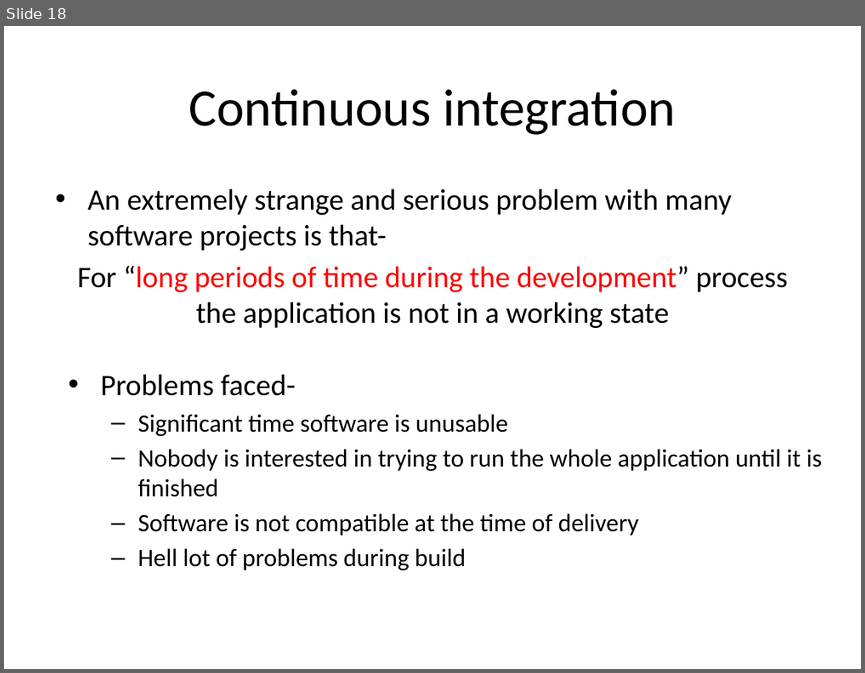
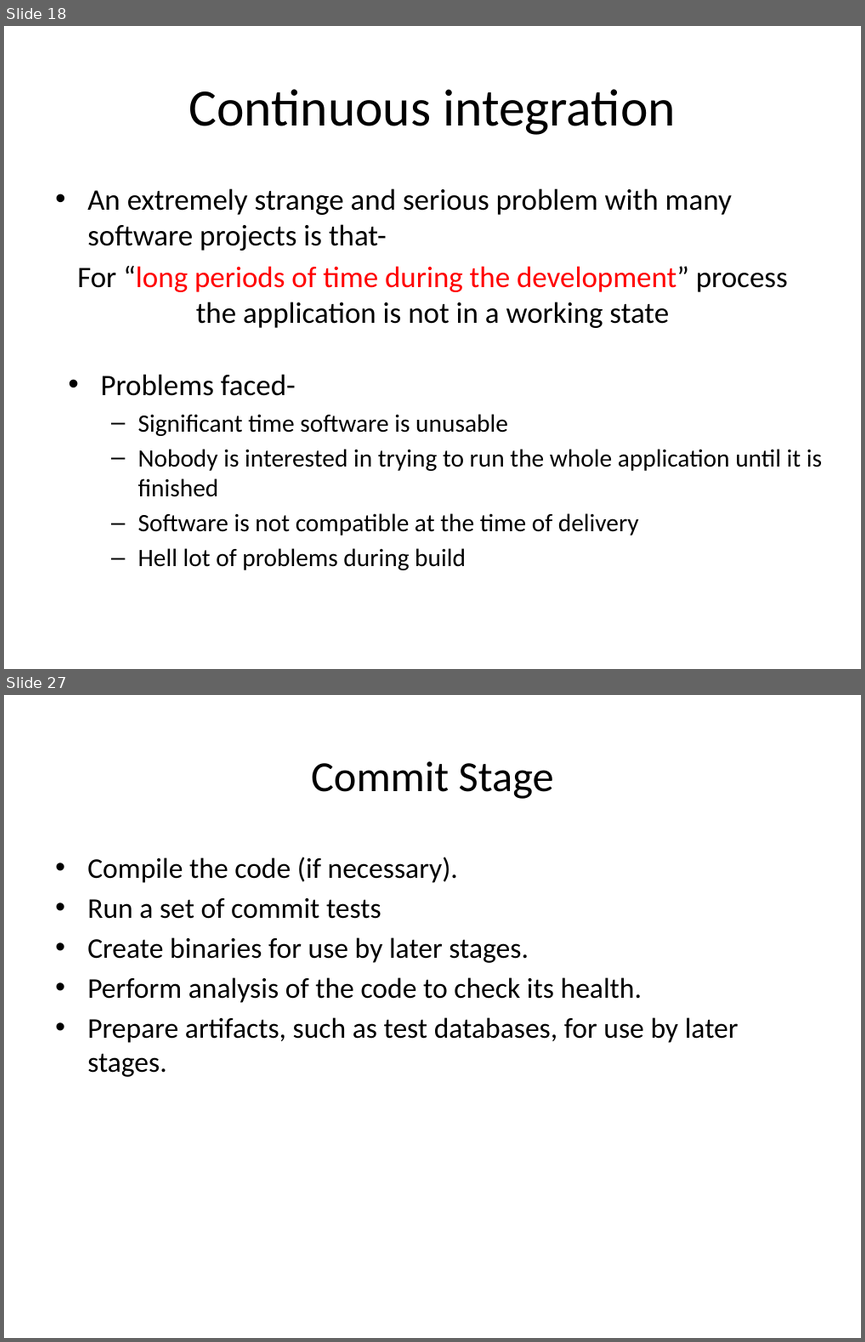
Before and after one commit to tanyas23/CD, a slide deck: CD.pptx. Shown one above the other, each under a label of ours: slide 18 before the commit, slides 18 and 27 after it; the slides between them are not shown. The pictures are 865x673 and 865x1342 pixels, drawn with LibreOffice and Linux fonts; fonts in the diff are those of the drawing. Boxes give left, top, right and bottom in pixels: in the first picture for what was removed or moved away, otherwise in the second. Text is boxed around its words. In the diff, an @@ line names an element or a change of style, - is before the commit and + after.

```diff
--- a/CD.pptx
+++ b/CD.pptx
@@ slide 27 added at <box>4,695,861,1338</box>, background #FFFFFF @@
@@ title added at <box>311,761,554,799</box>, 36 pt, text #000000 @@
+Commit Stage
@@ text added at <box>87,857,738,1077</box>, 24 pt, text #000000 @@
+• Compile the code (if necessary).
+• Run a set of commit tests
+• Create binaries for use by later stages.
+• Perform analysis of the code to check its health.
+• Prepare artifacts, such as test databases, for use by later stages.
```
Also in this commit, not shown: 1 slide changed, 9 other slides added.
